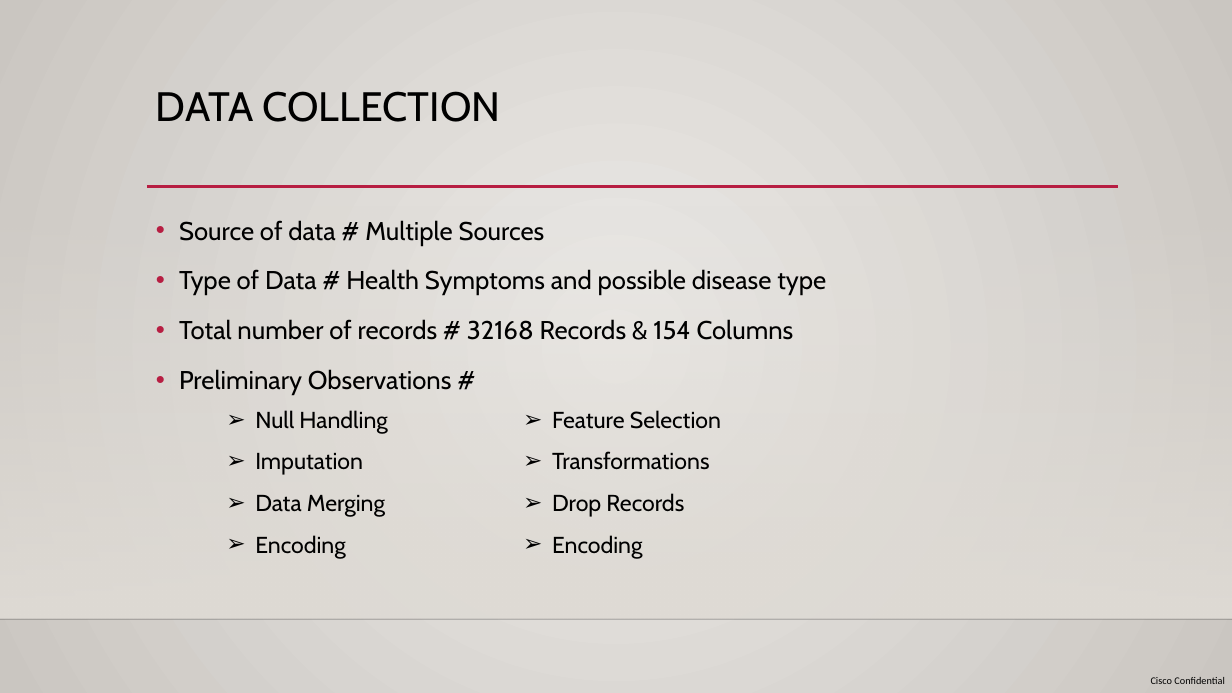
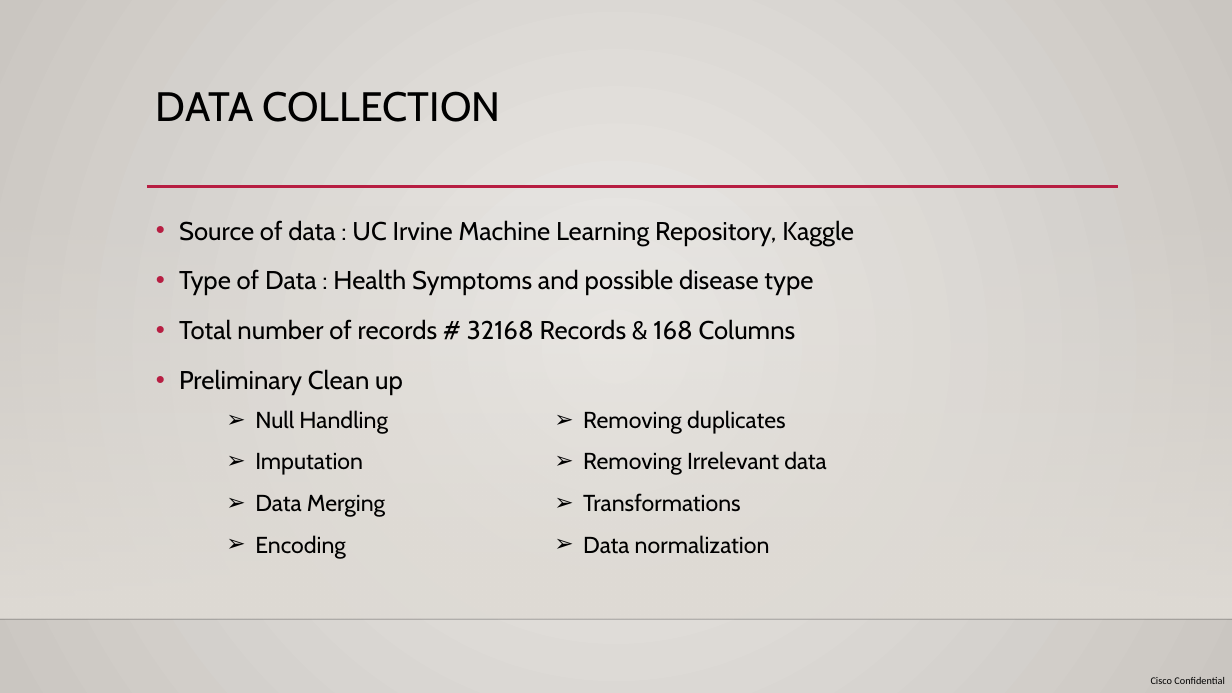
Before and after one commit to RAJESHVELAMALA/project2, a slide deck: slide 3 of Team 5 - Project 2 - Presentation.pptx. Drawn at 1232x693 pixels with LibreOffice and Linux fonts; fonts in the diff are those of the drawing; background and template pictures are left out. Boxes give left, top, right and bottom in pixels: in the first picture for what was removed or moved away, otherwise in the second. Text is boxed around its words. In the diff, an @@ line names an element or a change of style, - is before the commit and + after.

Commit message:
Updated Slides for the final Presentation

```diff
--- a/Team 5 - Project 2 - Presentation.pptx
+++ b/Team 5 - Project 2 - Presentation.pptx
@@ text at box(179, 220, 854, 395): text changed @@
-• Source of data # Multiple Sources
-• Type of Data # Health Symptoms and possible disease type
-• Total number of records # 32168 Records & 154 Columns
-• Preliminary Observations #
+• Source of data : UC Irvine Machine Learning Repository, Kaggle
+• Type of Data : Health Symptoms and possible disease type
+• Total number of records # 32168 Records & 168 Columns
+• Preliminary Clean up
@@ text at box(583, 410, 827, 475): text changed @@
-  ➢ Feature Selection
+  ➢ Removing duplicates
+  ➢ Removing Irrelevant data
@@ text at box(583, 535, 770, 554): text changed @@
-  ➢ Drop Records
-  ➢ Encoding
+  ➢ Data normalization
```
Also in this commit, not shown: 1 slide removed.
